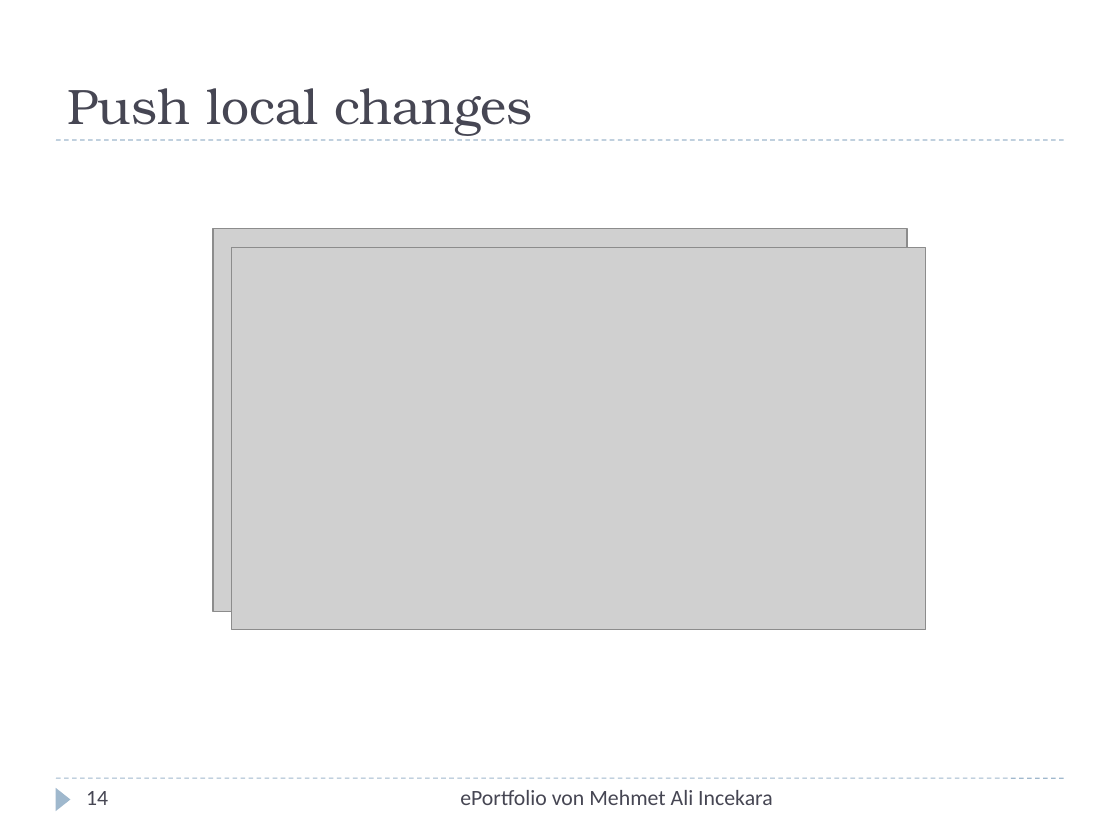
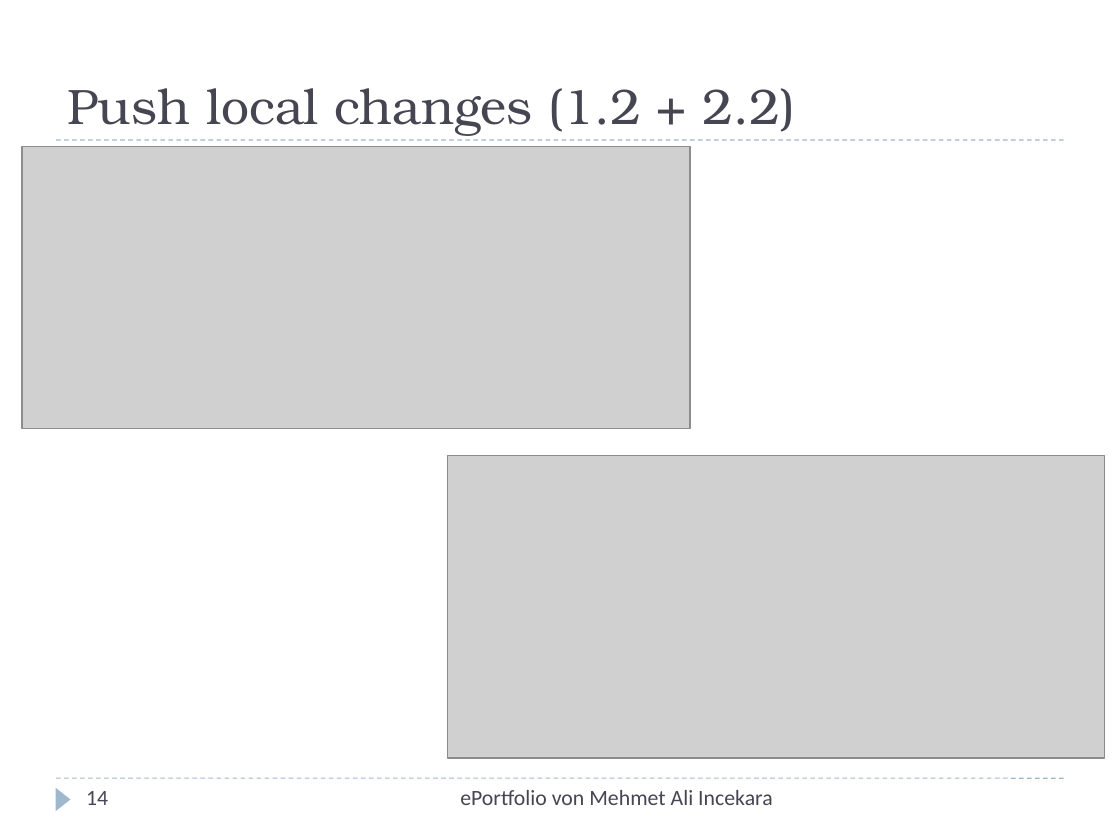
Before and after one commit to xnappy/ePortfolio, a slide deck: slide 14 of Tutorial.pptx. Drawn at 1120x840 pixels with LibreOffice and Linux fonts; fonts in the diff are those of the drawing; grey boxes stand for pictures. Boxes give left, top, right and bottom in pixels: in the first picture for what was removed or moved away, otherwise in the second. Text is boxed around its words. In the diff, an @@ line names an element or a change of style, - is before the commit and + after.

```diff
--- a/Tutorial.pptx
+++ b/Tutorial.pptx
@@ title at <box>67,88,796,136</box>: text changed @@
-Push local changes
+Push local changes (1.2 + 2.2)
@@ picture: place and size @@
-picture at <box>213,228,907,612</box>
+picture at <box>22,147,690,429</box>
@@ picture: place and size @@
-picture at <box>232,248,926,631</box>
+picture at <box>447,455,1104,757</box>
```
Also in this commit, not shown: 12 other slides changed, 1 other file.
